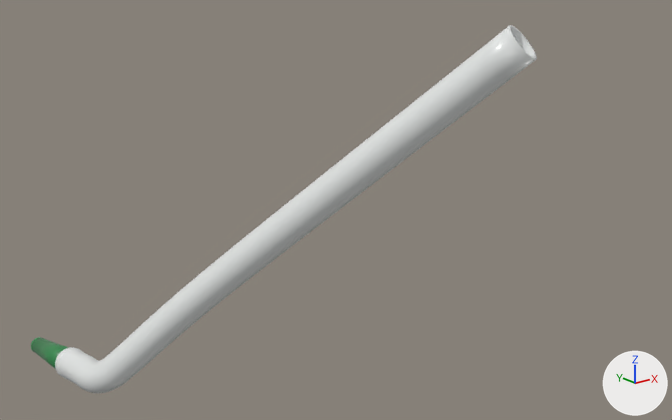
The Blender file clinical-3d/whitening/models/suction.blend: old version first, new version second.
The view is the same before and after, from a camera (50 mm lens) standing at (-70.4, -200.3, 96.0) and looking at (41.8, -60.0, 39.9). Lighting does not change. The marker at lower right points along +X, +Y and +Z. The first picture is the older version.

In view in the first picture: 'White cannula with single elbow' and 2 more.
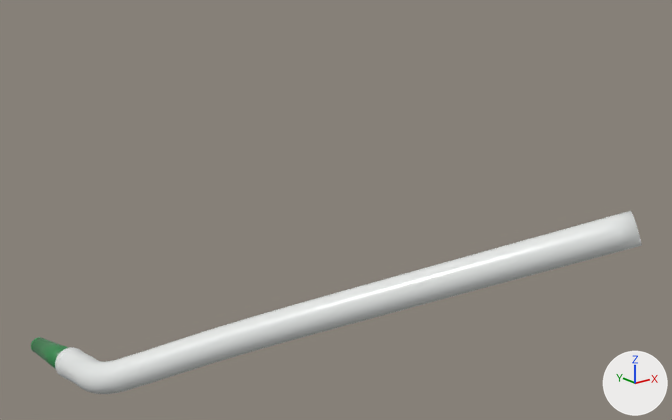
Changed parts and their boxes (x1, y1, x2, y2) in the pictures (672 x 420 px; the box of a moved part takes in the faces that stretch with it):
'White cannula with single elbow', reshaped (22% wider, 50% shorter)
    before: (58, 25, 537, 393)
    after: (58, 211, 642, 394)
part 1 of me_white_cannula_with_single_elbow, moved or reshaped
    before: (89, 25, 537, 393)
    after: (89, 211, 642, 394)

The change in detail:
me_white_cannula_with_single_elbow is used by ob_white_cannula_with_single_elbow; parent ob_working_end_pivot; location (0.0, 0.0, 0.0).
me_white_cannula_with_single_elbow had 5856 vertices, 5856 faces and spanned x -3.4..44.4, y -108.7..-18.3, z -0.4..80.5.
me_white_cannula_with_single_elbow now has 5856 vertices, 5856 faces and spans x -3.4..75.2, y -111.1..-18.3, z -0.4..45.5.
me_white_cannula_with_single_elbow part 1: 4315 of 5856 vertices moved; they spanned x -3.4..44.4, y -108.7..-26.7, z 0.9..80.5 and now span x -3.4..75.2, y -111.1..-26.6, z 0.9..45.5; mean shift (6.9, -0.6, -7.8); largest move (39.5, -108.5, 76.7) -> (71.2, -111.0, 40.6).
